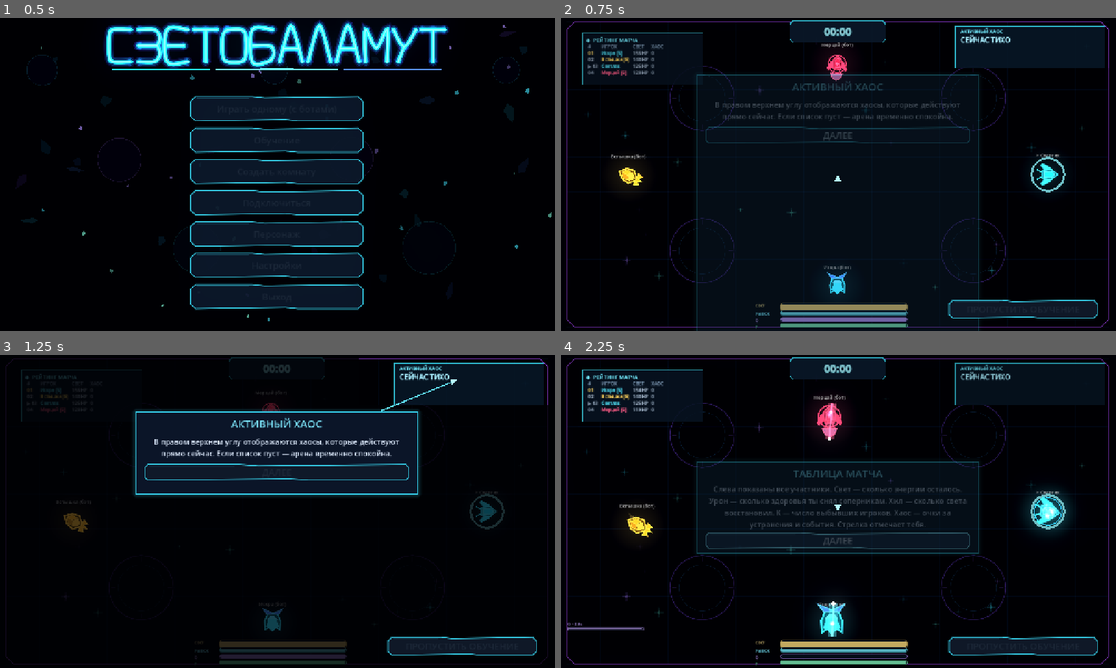
Above: before the commit, frames 1-4 (two rows, left to right).
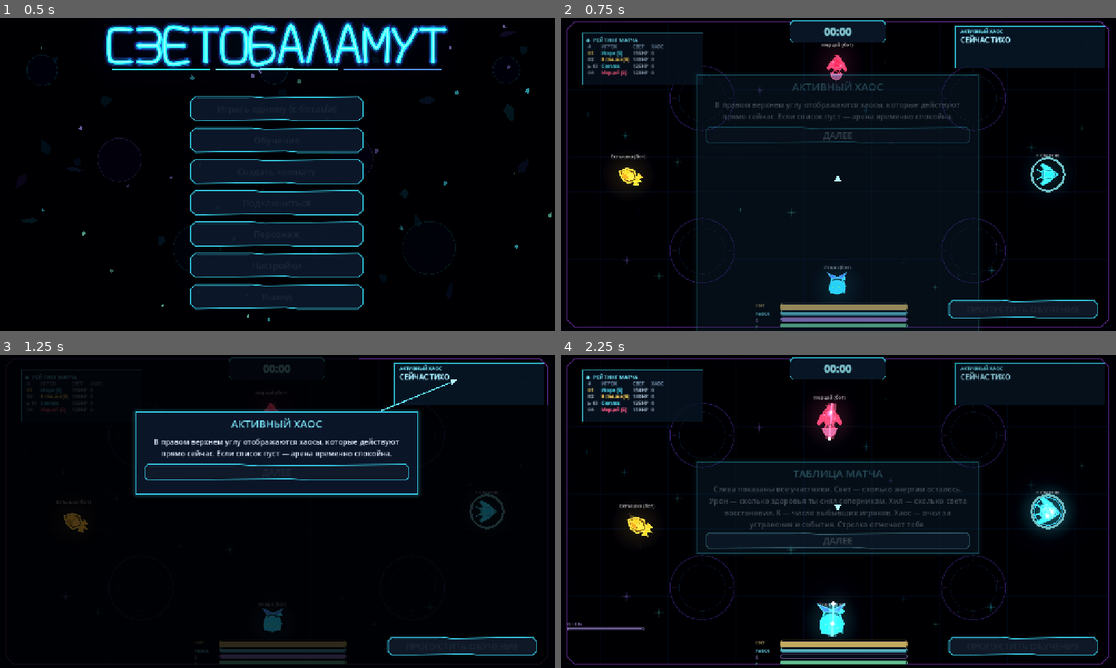
Above: after the commit, the same moments.

Repository: DvoreZZKy/svetobalamut
Game: Godot game, scene res://scenes/menu.tscn
The game is run twice, just before and just after one commit, with the same random seed, the same clock (stepped at 60 frames per second) and the same inputs.
Inputs (mouse positions are in pixels of both pictures, inside the frame that each line leads up to):
- Up to frame 1 (0.5 s): no input
- Up to frame 2 (0.75 s): click "Играть одному (с ботами)" at 0.5 s
- Up to frame 3 (1.25 s): no input
- Up to frame 4 (2.25 s): tap Enter (restart) at 1.25 s; move the mouse to (960, 495) at 1.27 s; hold D (right) 1.28-2 s; tap Q (ability) at 1.35 s; click (960, 495) at 1.42 s; click "ДАЛЕЕ" at 2 s

Frame 1 is identical in both runs. In frame 2, 0.1% of the frame differs, in the area x 48-52%, y 11-89%; in frame 3, less than 0.1%; in frame 4, 0.2%, in the area x 46-52%, y 16-90%.

Commit message:
Add unique visual textures for new characters

Diff:
--- a/scripts/vector_actor.gd
+++ b/scripts/vector_actor.gd
@@ -48,48 +48,91 @@
 			_shape([Vector2(12,-5),Vector2(13,10),Vector2(0,21),Vector2(0,4)], tint.darkened(0.2), bright, 1.5)
 	if kind >= 4:
 		var emblem_id := posmod(kind - 4, 15)
+		# Каждый новый класс получает собственный силуэтный декор и фактуру.
 		match emblem_id:
-			0:
-				draw_arc(Vector2.ZERO, 25.0, -1.2, 1.2, 18, bright, 3.0, true)
-			1:
-				draw_circle(Vector2.ZERO, 5.0, bright)
-				draw_arc(Vector2.ZERO, 18.0, 0.0, TAU, 24, bright, 2.0, true)
-			2:
-				_shape([Vector2(-9,-8),Vector2(9,-8),Vector2(15,8),Vector2(0,18),Vector2(-15,8)], bright, bright, 2.0)
-			3:
-				for i in 8:
-					draw_line(Vector2.ZERO, Vector2.from_angle(TAU * float(i) / 8.0) * 25.0, bright, 2.5, true)
-			4:
-				draw_arc(Vector2.ZERO, 24.0, 0.0, TAU, 24, bright, 3.0, true)
+			0: # Импульс — электрические плавники и молнии.
+				_shape([Vector2(-16,-8),Vector2(-34,-20),Vector2(-28,0),Vector2(-34,20),Vector2(-13,9)], bright, bright, 2.0)
+				_shape([Vector2(16,-8),Vector2(34,-20),Vector2(28,0),Vector2(34,20),Vector2(13,9)], bright, bright, 2.0)
+				draw_line(Vector2(-8,-17),Vector2(2,-5),Color.WHITE,2.5,true)
+				draw_line(Vector2(2,-5),Vector2(-5,5),Color.WHITE,2.5,true)
+				draw_line(Vector2(-5,5),Vector2(8,17),Color.WHITE,2.5,true)
+			1: # Магнит — полюса и металлические дуги.
+				draw_arc(Vector2.ZERO, 29.0, PI, TAU, 24, Color("#ff657d"), 5.0, true)
+				draw_arc(Vector2.ZERO, 29.0, 0.0, PI, 24, Color("#62caff"), 5.0, true)
+				draw_rect(Rect2(-20,-4,10,9), Color("#ff657d"))
+				draw_rect(Rect2(10,-4,10,9), Color("#62caff"))
+			2: # Слизень — мягкие капли и пузырьки.
+				_shape([Vector2(-22,8),Vector2(-19,-8),Vector2(-8,-16),Vector2(12,-13),Vector2(23,0),Vector2(18,15),Vector2(0,22),Vector2(-18,17)], tint.lightened(0.18), bright, 2.5)
+				for i in 4:
+					draw_circle(Vector2(-12.0 + float(i) * 8.0, 2.0 + float(i % 2) * 7.0), 2.2, Color("#eaffc2"))
+				draw_circle(Vector2(20,-22), 4.0, bright)
+			3: # Сверхнова — корона солнечных лучей.
+				for i in 12:
+					var angle := TAU * float(i) / 12.0
+					draw_line(Vector2.from_angle(angle) * 25.0, Vector2.from_angle(angle) * 36.0, bright, 3.0, true)
+				draw_circle(Vector2.ZERO, 8.0, Color("#fff0a1"))
 				draw_circle(Vector2.ZERO, 4.0, Color.WHITE)
-			5:
+			4: # Мираж — двойной контур-призрак.
+				draw_arc(Vector2(-13,-3), 22.0, -1.3, 1.3, 20, Color(bright, 0.7), 3.0, true)
+				draw_arc(Vector2(13,3), 22.0, PI - 1.3, PI + 1.3, 20, Color(bright, 0.7), 3.0, true)
+				draw_circle(Vector2(-11,-4), 3.0, Color.WHITE)
+				draw_circle(Vector2(11,4), 3.0, Color.WHITE)
+			5: # Осколок — острые кристаллические грани.
+				_shape([Vector2(0,-34),Vector2(8,-10),Vector2(28,-19),Vector2(13,0),Vector2(30,15),Vector2(6,10),Vector2(0,34),Vector2(-7,10),Vector2(-29,17),Vector2(-13,0),Vector2(-27,-19),Vector2(-7,-10)], bright, Color.WHITE, 2.0)
+				draw_line(Vector2(-10,-3),Vector2(10,4),Color.WHITE,2.0,true)
+			6: # Сингулярность — чёрное ядро и линза.
+				draw_arc(Vector2.ZERO, 30.0, 0.2, 2.9, 28, bright, 3.0, true)
+				draw_arc(Vector2.ZERO, 30.0, 3.35, 6.05, 28, bright, 3.0, true)
+				draw_circle(Vector2.ZERO, 12.0, Color("#090719"))
+				draw_circle(Vector2.ZERO, 5.0, Color("#c9a5ff"))
+			7: # Рикошет — три отражающих шеврона.
 				for i in 3:
-					draw_line(Vector2(-18, -12 + i * 12), Vector2(18, -12 + i * 12), bright, 2.0, true)
-			6:
-				_shape([Vector2(0,-20),Vector2(17,0),Vector2(0,20),Vector2(-17,0)], bright, bright, 2.0)
-			7:
-				draw_arc(Vector2.ZERO, 24.0, -0.8, 0.8, 16, bright, 4.0, true)
-			8:
-				draw_line(Vector2(-18,-18), Vector2(18,18), bright, 4.0, true)
-				draw_line(Vector2(-18,18), Vector2(18,-18), bright, 4.0, true)
-			9:
+					var yy := -13.0 + float(i) * 13.0
+					draw_line(Vector2(-20,yy),Vector2(0,yy + 8.0),bright,3.0,true)
+					draw_line(Vector2(0,yy + 8.0),Vector2(20,yy),bright,3.0,true)
+			8: # Вулкан — раскалённые трещины.
+				_shape([Vector2(-18,8),Vector2(-15,-8),Vector2(-5,-18),Vector2(6,-12),Vector2(18,-19),Vector2(16,5),Vector2(7,19),Vector2(-9,18)], Color("#54202b"), Color("#ff9a45"), 2.5)
+				draw_line(Vector2(-8,9),Vector2(0,-2),Color("#ffe58a"),3.0,true)
+				draw_line(Vector2(0,-2),Vector2(10,7),Color("#ffe58a"),3.0,true)
+				draw_circle(Vector2(0,-9),4.0,Color("#fff1a1"))
+			9: # Паразит — усики и сегменты.
+				for side in [-1.0, 1.0]:
+					draw_line(Vector2(side * 10,-13),Vector2(side * 23,-29),bright,3.0,true)
+					draw_line(Vector2(side * 17,5),Vector2(side * 29,16),bright,3.0,true)
+					draw_circle(Vector2(side * 24,-29),3.0,Color.WHITE)
+				for i in 3:
+					draw_arc(Vector2(0,0), 11.0 + float(i) * 5.0, 0.2, 2.9, 16, bright, 1.8, true)
+			10: # Маятник — подвес и качающийся груз.
+				draw_line(Vector2(0,-24),Vector2(0,2),bright,3.0,true)
+				draw_arc(Vector2(0,0), 28.0, 0.2, 2.95, 20, bright, 2.0, true)
+				_shape([Vector2(0,-2),Vector2(12,10),Vector2(0,25),Vector2(-12,10)], tint.lightened(0.3), bright, 2.5)
+			11: # Губка — пористая поверхность.
+				for i in 9:
+					var angle := TAU * float(i) / 9.0
+					draw_circle(Vector2.from_angle(angle) * 17.0, 3.0 + float(i % 2), bright)
+				draw_circle(Vector2.ZERO, 6.0, tint.lightened(0.65))
+			12: # Фантом — следы рывка.
 				for i in 4:
-					draw_circle(Vector2.from_angle(TAU * float(i) / 4.0) * 22.0, 4.0, bright)
-			10:
-				draw_arc(Vector2.ZERO, 22.0, 0.0, TAU, 24, bright, 3.0, true)
-				draw_circle(Vector2.ZERO, 8.0, dark)
-			11:
-				for i in 3:
-					draw_line(Vector2(-18, -12 + i * 12), Vector2(18, -12 + i * 12), bright, 3.0, true)
-			12:
+					var yy := -18.0 + float(i) * 12.0
+					draw_line(Vector2(-34,yy),Vector2(-20,yy),Color(bright, 0.85 - float(i) * 0.14),3.0,true)
+				draw_line(Vector2(12,-13),Vector2(28,-24),bright,3.0,true)
+				draw_line(Vector2(12,13),Vector2(28,24),bright,3.0,true)
+			13: # Генератор — катушки и энергетическое ядро.
+				draw_arc(Vector2.ZERO, 27.0, 0.0, TAU, 24, bright, 3.0, true)
+				for i in 4:
+					draw_circle(Vector2.from_angle(TAU * float(i) / 4.0) * 27.0, 4.0, Color("#fff0a1"))
 				draw_circle(Vector2.ZERO, 8.0, bright)
-				draw_arc(Vector2.ZERO, 23.0, 0.0, TAU, 24, bright, 2.5, true)
-			13:
-				draw_line(Vector2(-20,0), Vector2(20,0), bright, 4.0, true)
-				draw_line(Vector2(0,-20), Vector2(0,20), bright, 4.0, true)
-			14:
-				draw_arc(Vector2.ZERO, 27.0, -1.0, 1.0, 20, bright, 3.5, true)
-				draw_arc(Vector2.ZERO, 19.0, 2.1, 4.2, 20, bright, 2.5, true)
+			14: # Полярность — разноимённые полюса.
+				draw_circle(Vector2(-13,0), 12.0, Color("#ff647d"))
+				draw_circle(Vector2(13,0), 12.0, Color("#62caff"))
+				draw_line(Vector2(-18,0),Vector2(-8,0),Color.WHITE,2.5,true)
+				draw_line(Vector2(-13,-5),Vector2(-13,5),Color.WHITE,2.5,true)
+				draw_line(Vector2(8,0),Vector2(18,0),Color.WHITE,2.5,true)
+		# Световые насечки подчёркивают материал каждого нового корпуса.
+		for i in 3:
+			var yy := -10.0 + float(i) * 10.0
+			draw_line(Vector2(-5, yy), Vector2(5, yy), Color(bright, 0.72), 1.4, true)
+
 	if outfit > 0:
 		var cloth: Color = [Color("#26334f"), Color("#f4d35e"), Color("#3ddc97"), Color("#f05d9b"), Color("#d6e4ff")][outfit]
 		match posmod(kind, 4):
